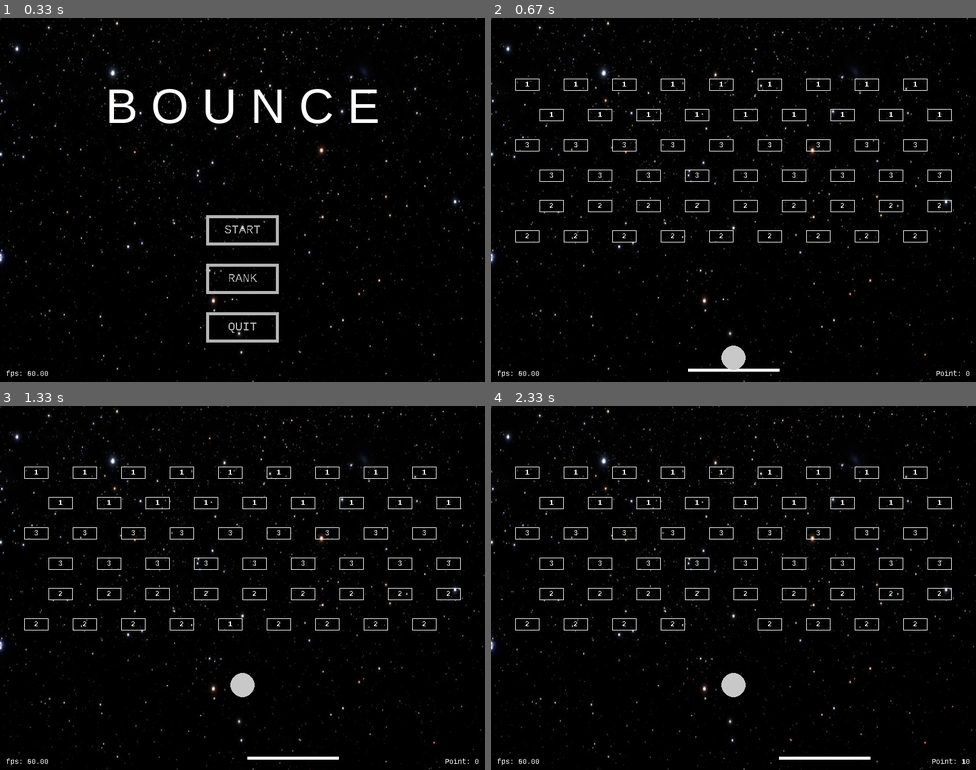
Above: before the commit, frames 1-4 (two rows, left to right).
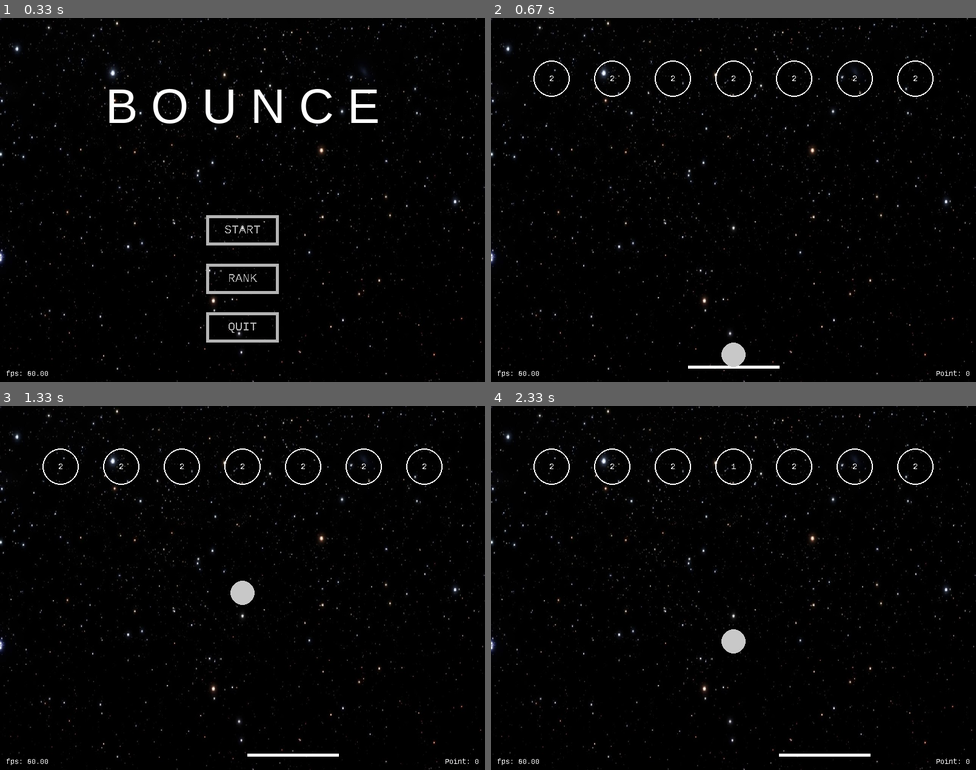
Above: after the commit, the same moments.

Repository: thanhson208s/brick-breaker-pygame
Game: pygame game, started from main.py
The game is run twice, just before and just after one commit, with the same random seed, the same clock (stepped at 60 frames per second) and the same inputs.
Inputs:
- Up to frame 1 (0.33 s): no input
- Up to frame 2 (0.67 s): click "START" at 0.38 s
- Up to frame 3 (1.33 s): tap Space at 0.67, 1.07 s; hold Right from 1 s (still down)
- Up to frame 4 (2.33 s): tap Space at 1.37, 1.57, 1.87, 2.07 s; release Right at 1.47 s; hold Right 1.5-1.97 s; hold Left from 2 s (still down)

Frame 1 is identical in both runs. In frame 2, 2.4% of the frame differs, in the area x 5-95%, y 11-98%; in frame 3, 2.8%; in frame 4, 2.9%, in the area x 5-98%, y 11-99%.

Commit message:
add circle piece

Diff:
--- a/res/map.json
+++ b/res/map.json
@@ -1,274 +1,44 @@
 [
     {
-        "type": 0,
-        "rect": [40, 100, 40, 20],
-        "hp": 1
-    },
-    {
-        "type": 0,
-        "rect": [80, 150, 40, 20],
-        "hp": 1
-    },
-    {
-        "type": 0,
-        "rect": [120, 100, 40, 20],
-        "hp": 1
-    },
-    {
-        "type": 0,
-        "rect": [160, 150, 40, 20],
-        "hp": 1
-    },
-    {
-        "type": 0,
-        "rect": [200, 100, 40, 20],
-        "hp": 1
-    },
-    {
-        "type": 0,
-        "rect": [240, 150, 40, 20],
-        "hp": 1
-    },
-    {
-        "type": 0,
-        "rect": [280, 100, 40, 20],
-        "hp": 1
-    },
-    {
-        "type": 0,
-        "rect": [320, 150, 40, 20],
-        "hp": 1
-    },
-    {
-        "type": 0,
-        "rect": [360, 100, 40, 20],
-        "hp": 1
-    },
-    {
-        "type": 0,
-        "rect": [400, 150, 40, 20],
-        "hp": 1
-    },
-    {
-        "type": 0,
-        "rect": [440, 100, 40, 20],
-        "hp": 1
-    },
-    {
-        "type": 0,
-        "rect": [480, 150, 40, 20],
-        "hp": 1
-    },
-    {
-        "type": 0,
-        "rect": [520, 100, 40, 20],
-        "hp": 1
-    },
-    {
-        "type": 0,
-        "rect": [560, 150, 40, 20],
-        "hp": 1
-    },
-    {
-        "type": 0,
-        "rect": [600, 100, 40, 20],
-        "hp": 1
-    },
-    {
-        "type": 0,
-        "rect": [640, 150, 40, 20],
-        "hp": 1
-    },
-    {
-        "type": 0,
-        "rect": [680, 100, 40, 20],
-        "hp": 1
-    },
-    {
-        "type": 0,
-        "rect": [720, 150, 40, 20],
-        "hp": 1
-    },
-
-    {
-        "type": 0,
-        "rect": [40, 350, 40, 20],
+        "type": 2,
+        "center": [100, 100],
+        "radius": 30,
         "hp": 2
     },
     {
-        "type": 0,
-        "rect": [80, 300, 40, 20],
+        "type": 2,
+        "center": [200, 100],
+        "radius": 30,
         "hp": 2
     },
     {
-        "type": 0,
-        "rect": [120, 350, 40, 20],
+        "type": 2,
+        "center": [300, 100],
+        "radius": 30,
         "hp": 2
     },
     {
-        "type": 0,
-        "rect": [160, 300, 40, 20],
+        "type": 2,
+        "center": [400, 100],
+        "radius": 30,
         "hp": 2
     },
     {
-        "type": 0,
-        "rect": [200, 350, 40, 20],
+        "type": 2,
+        "center": [500, 100],
+        "radius": 30,
         "hp": 2
     },
     {
-        "type": 0,
-        "rect": [240, 300, 40, 20],
+        "type": 2,
+        "center": [600, 100],
+        "radius": 30,
         "hp": 2
     },
     {
-        "type": 0,
-        "rect": [280, 350, 40, 20],
+        "type": 2,
+        "center": [700, 100],
+        "radius": 30,
         "hp": 2
-    },
-    {
-        "type": 0,
-        "rect": [320, 300, 40, 20],
-        "hp": 2
-    },
-    {
-        "type": 0,
-        "rect": [360, 350, 40, 20],
-        "hp": 2
-    },
-    {
-        "type": 0,
-        "rect": [400, 300, 40, 20],
-        "hp": 2
-    },
-    {
-        "type": 0,
-        "rect": [440, 350, 40, 20],
-        "hp": 2
-    },
-    {
-        "type": 0,
-        "rect": [480, 300, 40, 20],
-        "hp": 2
-    },
-    {
-        "type": 0,
-        "rect": [520, 350, 40, 20],
-        "hp": 2
-    },
-    {
-        "type": 0,
-        "rect": [560, 300, 40, 20],
-        "hp": 2
-    },
-    {
-        "type": 0,
-        "rect": [600, 350, 40, 20],
-        "hp": 2
-    },
-    {
-        "type": 0,
-        "rect": [640, 300, 40, 20],
-        "hp": 2
-    },
-    {
-        "type": 0,
-        "rect": [680, 350, 40, 20],
-        "hp": 2
-    },
-    {
-        "type": 0,
-        "rect": [720, 300, 40, 20],
-        "hp": 2
-    },
-
-    {
-        "type": 0,
-        "rect": [40, 200, 40, 20],
-        "hp": 3
-    },
-    {
-        "type": 0,
-        "rect": [80, 250, 40, 20],
-        "hp": 3
-    },
-    {
-        "type": 0,
-        "rect": [120, 200, 40, 20],
-        "hp": 3
-    },
-    {
-        "type": 0,
-        "rect": [160, 250, 40, 20],
-        "hp": 3
-    },
-    {
-        "type": 0,
-        "rect": [200, 200, 40, 20],
-        "hp": 3
-    },
-    {
-        "type": 0,
-        "rect": [240, 250, 40, 20],
-        "hp": 3
-    },
-    {
-        "type": 0,
-        "rect": [280, 200, 40, 20],
-        "hp": 3
-    },
-    {
-        "type": 0,
-        "rect": [320, 250, 40, 20],
-        "hp": 3
-    },
-    {
-        "type": 0,
-        "rect": [360, 200, 40, 20],
-        "hp": 3
-    },
-    {
-        "type": 0,
-        "rect": [400, 250, 40, 20],
-        "hp": 3
-    },
-    {
-        "type": 0,
-        "rect": [440, 200, 40, 20],
-        "hp": 3
-    },
-    {
-        "type": 0,
-        "rect": [480, 250, 40, 20],
-        "hp": 3
-    },
-    {
-        "type": 0,
-        "rect": [520, 200, 40, 20],
-        "hp": 3
-    },
-    {
-        "type": 0,
-        "rect": [560, 250, 40, 20],
-        "hp": 3
-    },
-    {
-        "type": 0,
-        "rect": [600, 200, 40, 20],
-        "hp": 3
-    },
-    {
-        "type": 0,
-        "rect": [640, 250, 40, 20],
-        "hp": 3
-    },
-    {
-        "type": 0,
-        "rect": [680, 200, 40, 20],
-        "hp": 3
-    },
-    {
-        "type": 0,
-        "rect": [720, 250, 40, 20],
-        "hp": 3
     }
 ]
--- /dev/null
+++ b/res/maps/1.json
@@ -0,0 +1,274 @@
+[
+    {
+        "type": 0,
+        "rect": [40, 150, 40, 20],
+        "hp": 1
+    },
+    {
+        "type": 0,
+        "rect": [80, 100, 40, 20],
+        "hp": 1
+    },
+    {
+        "type": 0,
+        "rect": [120, 150, 40, 20],
+        "hp": 1
+    },
+    {
+        "type": 0,
+        "rect": [160, 100, 40, 20],
+        "hp": 1
+    },
+    {
+        "type": 0,
+        "rect": [200, 150, 40, 20],
+        "hp": 1
+    },
+    {
+        "type": 0,
+        "rect": [240, 100, 40, 20],
+        "hp": 1
+    },
+    {
+        "type": 0,
+        "rect": [280, 150, 40, 20],
+        "hp": 1
+    },
+    {
+        "type": 0,
+        "rect": [320, 100, 40, 20],
+        "hp": 1
+    },
+    {
+        "type": 0,
+        "rect": [360, 150, 40, 20],
+        "hp": 1
+    },
+    {
+        "type": 0,
+        "rect": [400, 100, 40, 20],
+        "hp": 1
+    },
+    {
+        "type": 0,
+        "rect": [440, 150, 40, 20],
+        "hp": 1
+    },
+    {
+        "type": 0,
+        "rect": [480, 100, 40, 20],
+        "hp": 1
+    },
+    {
+        "type": 0,
+        "rect": [520, 150, 40, 20],
+        "hp": 1
+    },
+    {
+        "type": 0,
+        "rect": [560, 100, 40, 20],
+        "hp": 1
+    },
+    {
+        "type": 0,
+        "rect": [600, 150, 40, 20],
+        "hp": 1
+    },
+    {
+        "type": 0,
+        "rect": [640, 100, 40, 20],
+        "hp": 1
+    },
+    {
+        "type": 0,
+        "rect": [680, 150, 40, 20],
+        "hp": 1
+    },
+    {
+        "type": 0,
+        "rect": [720, 100, 40, 20],
+        "hp": 1
+    },
+
+    {
+        "type": 0,
+        "rect": [40, 350, 40, 20],
+        "hp": 2
+    },
+    {
+        "type": 0,
+        "rect": [80, 300, 40, 20],
+        "hp": 2
+    },
+    {
+        "type": 0,
+        "rect": [120, 350, 40, 20],
+        "hp": 2
+    },
+    {
+        "type": 0,
+        "rect": [160, 300, 40, 20],
+        "hp": 2
+    },
+    {
+        "type": 0,
+        "rect": [200, 350, 40, 20],
+        "hp": 2
+    },
+    {
+        "type": 0,
+        "rect": [240, 300, 40, 20],
+        "hp": 2
+    },
+    {
+        "type": 0,
+        "rect": [280, 350, 40, 20],
+        "hp": 2
+    },
+    {
+        "type": 0,
+        "rect": [320, 300, 40, 20],
+        "hp": 2
+    },
+    {
+        "type": 0,
+        "rect": [360, 350, 40, 20],
+        "hp": 2
+    },
+    {
+        "type": 0,
+        "rect": [400, 300, 40, 20],
+        "hp": 2
+    },
+    {
+        "type": 0,
+        "rect": [440, 350, 40, 20],
+        "hp": 2
+    },
+    {
+        "type": 0,
+        "rect": [480, 300, 40, 20],
+        "hp": 2
+    },
+    {
+        "type": 0,
+        "rect": [520, 350, 40, 20],
+        "hp": 2
+    },
+    {
+        "type": 0,
+        "rect": [560, 300, 40, 20],
+        "hp": 2
+    },
+    {
+        "type": 0,
+        "rect": [600, 350, 40, 20],
+        "hp": 2
+    },
+    {
+        "type": 0,
+        "rect": [640, 300, 40, 20],
+        "hp": 2
+    },
+    {
+        "type": 0,
+        "rect": [680, 350, 40, 20],
+        "hp": 2
+    },
+    {
+        "type": 0,
+        "rect": [720, 300, 40, 20],
+        "hp": 2
+    },
+
+    {
+        "type": 0,
+        "rect": [40, 250, 40, 20],
+        "hp": 3
+    },
+    {
+        "type": 0,
+        "rect": [80, 200, 40, 20],
+        "hp": 3
+    },
+    {
+        "type": 0,
+        "rect": [120, 250, 40, 20],
+        "hp": 3
+    },
+    {
+        "type": 0,
+        "rect": [160, 200, 40, 20],
+        "hp": 3
+    },
+    {
+        "type": 0,
+        "rect": [200, 250, 40, 20],
+        "hp": 3
+    },
+    {
+        "type": 0,
+        "rect": [240, 200, 40, 20],
+        "hp": 3
+    },
+    {
+        "type": 0,
+        "rect": [280, 250, 40, 20],
+        "hp": 3
+    },
+    {
+        "type": 0,
+        "rect": [320, 200, 40, 20],
+        "hp": 3
+    },
+    {
+        "type": 0,
+        "rect": [360, 250, 40, 20],
+        "hp": 3
+    },
+    {
+        "type": 0,
+        "rect": [400, 200, 40, 20],
+        "hp": 3
+    },
+    {
+        "type": 0,
+        "rect": [440, 250, 40, 20],
+        "hp": 3
+    },
+    {
+        "type": 0,
+        "rect": [480, 200, 40, 20],
+        "hp": 3
+    },
+    {
+        "type": 0,
+        "rect": [520, 250, 40, 20],
+        "hp": 3
+    },
+    {
+        "type": 0,
+        "rect": [560, 200, 40, 20],
+        "hp": 3
+    },
+    {
+        "type": 0,
+        "rect": [600, 250, 40, 20],
+        "hp": 3
+    },
+    {
+        "type": 0,
+        "rect": [640, 200, 40, 20],
+        "hp": 3
+    },
+    {
+        "type": 0,
+        "rect": [680, 250, 40, 20],
+        "hp": 3
+    },
+    {
+        "type": 0,
+        "rect": [720, 200, 40, 20],
+        "hp": 3
+    }
+]
--- a/src/bar.py
+++ b/src/bar.py
@@ -69,7 +69,7 @@
             return
 
         self.p += self.v * (dt / 1000)
-        if self.p.x - (self.length/2 + config.BALL_RADIUS/2) < 0:
-            self.p.x = self.length/2 + config.BALL_RADIUS/2
-        if self.p.x + (self.length/2 + config.BALL_RADIUS/2) > config.WIDTH:
-            self.p.x = config.WIDTH - (self.length/2 + config.BALL_RADIUS/2)
+        if self.p.x - (self.length/2 + config.BALL_RADIUS * 2) < 0:
+            self.p.x = self.length/2 + config.BALL_RADIUS * 2
+        if self.p.x + (self.length/2 + config.BALL_RADIUS * 2) > config.WIDTH:
+            self.p.x = config.WIDTH - (self.length/2 + config.BALL_RADIUS * 2)
--- a/src/config.py
+++ b/src/config.py
@@ -17,7 +17,7 @@
 
 BAR_BASE_SPEED = 250
 BAR_BASE_LENGTH = 150
-BAR_Y = HEIGHT - 20
+BAR_Y = HEIGHT - 25
 
 POINT_DECREASE_PERIOD = 2
 POINT_DECREASE_VALUE = 1
--- a/src/gamedata.py
+++ b/src/gamedata.py
@@ -34,9 +34,9 @@
             if item['type'] == Piece.RECTANGLE:
                 self.pieces.append(RectanglePiece(item['rect'], item['hp']))
             elif item['type'] == Piece.TRIANGLE:
-                pass
+                self.pieces.append(TrianglePiece(item['vectices'], item['hp']))
             elif item['type'] == Piece.CIRCLE:
-                pass
+                self.pieces.append(CirclePiece(item['center'], item['radius'], item['hp']))
 
     def startGame(self):
         if (self.state != GameManager.READY):
@@ -62,23 +62,27 @@
         isCollided = False
         if self.ball.p.y - self.ball.radius <= 0:
             isCollided = True
+            self.ball.p.y = self.ball.radius
             collisionVector = pygame.math.Vector2(0, 1)
+            self.ball.v -= (2 * self.ball.v.dot(collisionVector) / collisionVector.magnitude_squared()) * collisionVector
         if self.ball.p.x - self.ball.radius <= 0:
             isCollided = True
+            self.ball.p.x = self.ball.radius
             collisionVector = pygame.math.Vector2(1, 0)
+            self.ball.v -= (2 * self.ball.v.dot(collisionVector) / collisionVector.magnitude_squared()) * collisionVector
         if self.ball.p.x + self.ball.radius >= config.WIDTH:
             isCollided = True
+            self.ball.p.x = config.WIDTH - self.ball.radius
             collisionVector = pygame.math.Vector2(-1, 0)
+            self.ball.v -= (2 * self.ball.v.dot(collisionVector) / collisionVector.magnitude_squared()) * collisionVector
 
         if self.ball.p.y + self.ball.radius >= config.HEIGHT and config.ENABLE_CHEAT:
             isCollided = True
+            self.ball.p.y = config.HEIGHT - self.ball.radius
             collisionVector = pygame.math.Vector2(0, -1)
+            self.ball.v -= (2 * self.ball.v.dot(collisionVector) / collisionVector.magnitude_squared()) * collisionVector
 
-        if isCollided:
-            self.ball.v -= (2 * self.ball.v.dot(collisionVector) / collisionVector.magnitude_squared()) * collisionVector
-            return True
-        else:
-            return False
+        return isCollided
 
     def update(self, dt):
         if (self.state == GameManager.WAIT):
@@ -100,4 +104,3 @@
                             if piece.hp <= 0:
                                 self.point += piece.point
                                 self.pieces.remove(piece)
-                            break
--- a/src/piece.py
+++ b/src/piece.py
@@ -9,14 +9,7 @@
     def __init__(self, hp=1):
         self.hp = hp
         self.point = (2 ** (hp - 1)) * config.POINT_PER_HP
-        self.font = pygame.font.SysFont('monospace', 12)
-
-    def checkCollide(self, ball):
-        #decrease hp if hit by ball
-        #return if this piece has been destroy
-        if (self.isCollied(ball)):
-            self.hp -= 1
-        return self.hp <= 0
+        self.font = pygame.font.SysFont('monospace', 14)
 
     def isCollided(self, ball):
         #if collied, change ball velocity and return True
@@ -71,14 +64,14 @@
 
     def draw(self, screen):
         label_hp = self.font.render(str(self.hp), False, constants.WHITE)
-        pygame.draw.rect(screen, constants.WHITE, self.box, 1)
+        pygame.draw.rect(screen, constants.WHITE, self.box, 2)
         screen.blit(label_hp, (self.x + self.w/2 - label_hp.get_width()/2, self.y + self.h/2 - label_hp.get_height()/2))
 
 class TrianglePiece(Piece):
     def __init__(self, vertices, hp=1):
         super().__init__(hp)
         self.type = Piece.TRIANGLE
-        self.vertices = vertices
+        self.vertices = [pygame.math.Vector2(v) for v in vertices]
 
         minX = min([v[0] for v in vertices])
         minY = min([v[1] for v in vertices])
@@ -88,18 +81,26 @@
         return False
 
     def draw(self, screen):
-        pass
+        label_hp = self.font.render(str(self.hp), False, constants.WHITE)
+        pygame.draw.polygon(screen, constants.WHITE, self.vertices, 2)
+        screen.blit(label_hp, sum(self.vertices, pygame.math.Vector2(0, 0)) / 3)
 
 class CirclePiece(Piece):
     def __init__(self, center, radius, hp):
         super().__init__(hp)
         self.type = Piece.CIRCLE
-        self.center = center
+        self.center = pygame.math.Vector2(center)
         self.radius = radius
-        self.box = (center[0] - radius/2, center[1] - radius/2, radius, radius)
+        self.box = (self.center.x - self.radius, self.center.y - self.radius, self.radius * 2, self.radius * 2)
 
     def isCollided(self, ball):
+        if (self.center - ball.p).magnitude() <= self.radius + ball.radius:
+            collisionVector = ball.p - self.center
+            ball.v -= (2 * ball.v.dot(collisionVector) / collisionVector.magnitude_squared()) * collisionVector
+            return True
         return False
 
     def draw(self, screen):
-        pass
+        label_hp = self.font.render(str(self.hp), False, constants.WHITE)
+        pygame.draw.circle(screen, constants.WHITE, self.center, self.radius, 2)
+        screen.blit(label_hp, (self.center.x - label_hp.get_width()/2, self.center.y - label_hp.get_height()/2))
